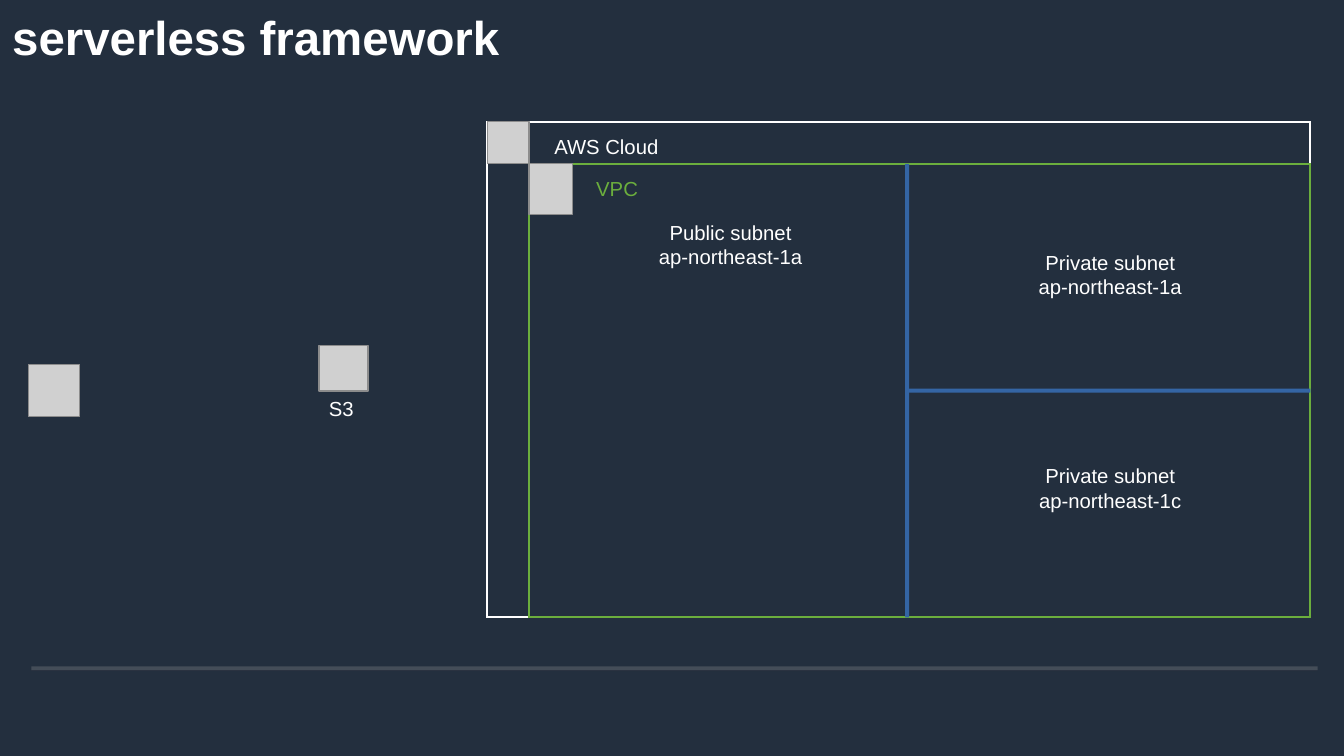
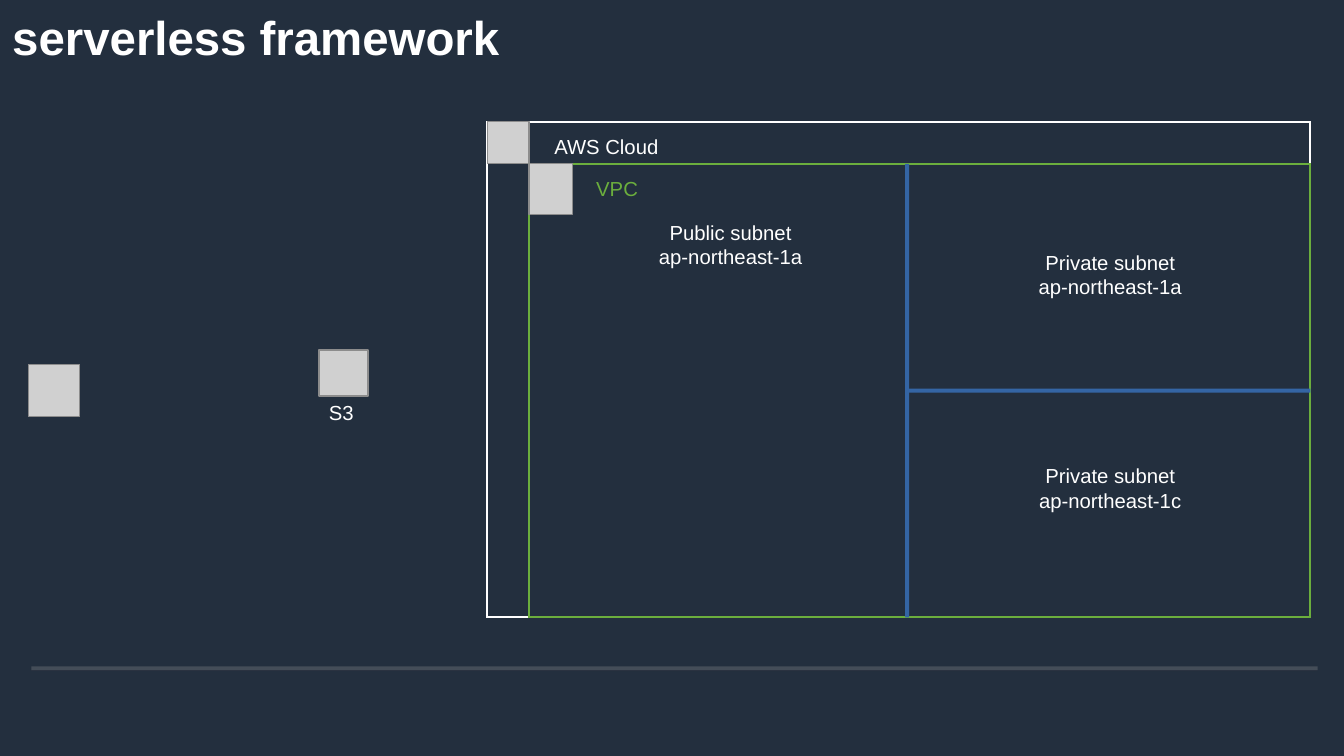
Before and after one commit to andygithub9/cfc104_2, a slide deck: slide 12 of 104.odp (slide 2 before the commit). Drawn at 1344x756 pixels with LibreOffice and Linux fonts; fonts in the diff are those of the drawing; grey boxes stand for pictures; background and template pictures are left out. Boxes give left, top, right and bottom in pixels: in the first picture for what was removed or moved away, otherwise in the second. Text is boxed around its words. In the diff, an @@ line names an element or a change of style, - is before the commit and + after.

```diff
--- a/104.odp
+++ b/104.odp
@@ picture: place and size @@
-picture at (320,345,368,391)
+picture at (320,350,368,396)
@@ text "S3": place and size @@
-text "S3" at (329,402,354,417)
+text "S3" at (329,406,354,421)
```
Also in this commit, not shown: 1 other slide changed, 21 slides added, 2 other files.
